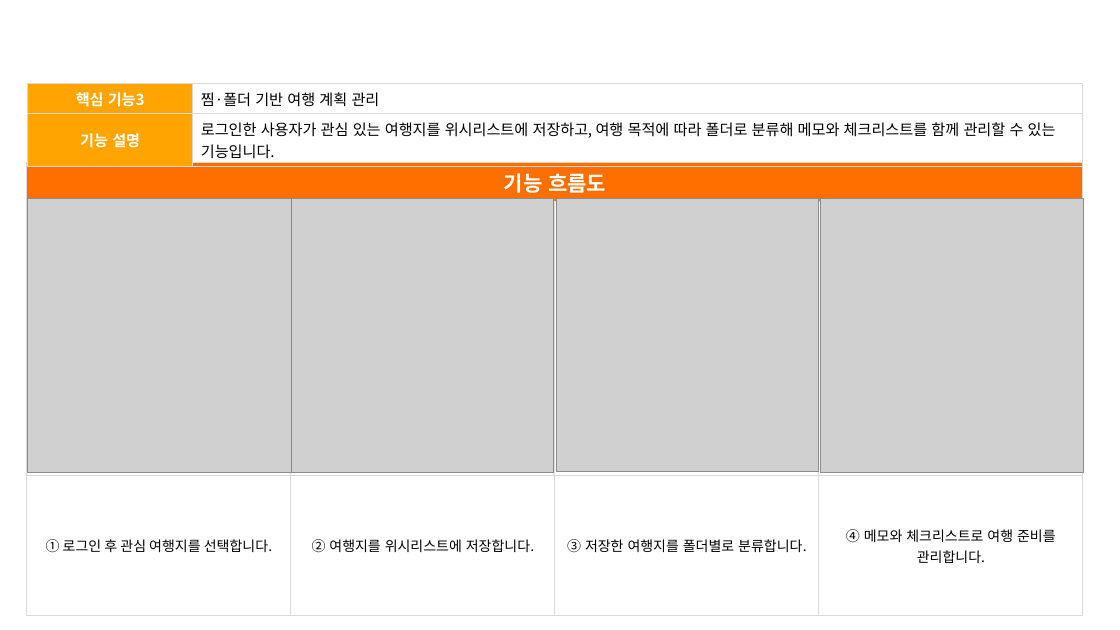
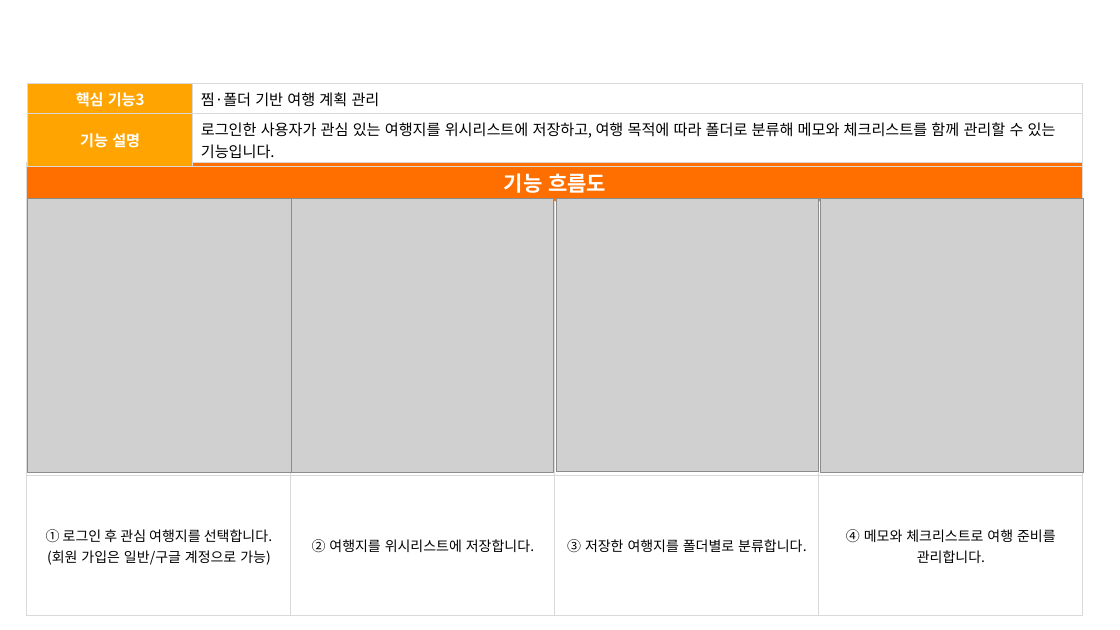
Before and after one commit to dorigum/CodeTrip-firebase-log, a slide deck: slide 7 of output/contest/2026 관광데이터 활용 공모전 웹앱 개발 부문 기능설명서 최종_CodeTrip(구도연).pptx. Drawn at 1120x630 pixels with LibreOffice and Linux fonts; fonts in the diff are those of the drawing; grey boxes stand for pictures; background and template pictures are left out. Boxes give left, top, right and bottom in pixels: in the first picture for what was removed or moved away, otherwise in the second. Text is boxed around its words. In the diff, an @@ line names an element or a change of style, - is before the commit and + after.

Commit message:
260918 docs: 제출 자료 테스트 계정 정보 정리

```diff
--- a/output/contest/2026 관광데이터 활용 공모전 웹앱 개발 부문 기능설명서 최종_CodeTrip(구도연).pptx
+++ b/output/contest/2026 관광데이터 활용 공모전 웹앱 개발 부문 기능설명서 최종_CodeTrip(구도연).pptx
@@ table at (27, 163, 1082, 613) @@
-row 3, column 1: ① 로그인 후 관심 여행지를 선택합니다.
+row 3, column 1: ① 로그인 후 관심 여행지를 선택합니다. (회원 가입은 일반/구글 계정으로 가능)
```
Also in this commit, not shown: 7 other slides changed, 1 slide added, 1 other file.
